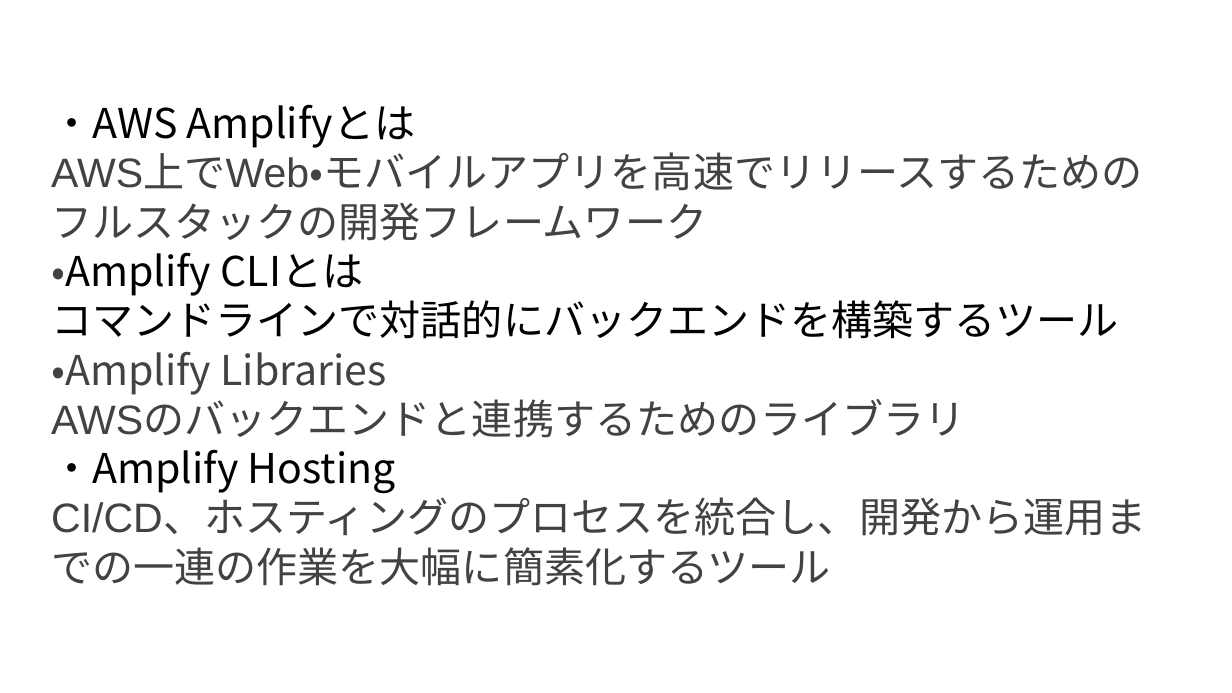
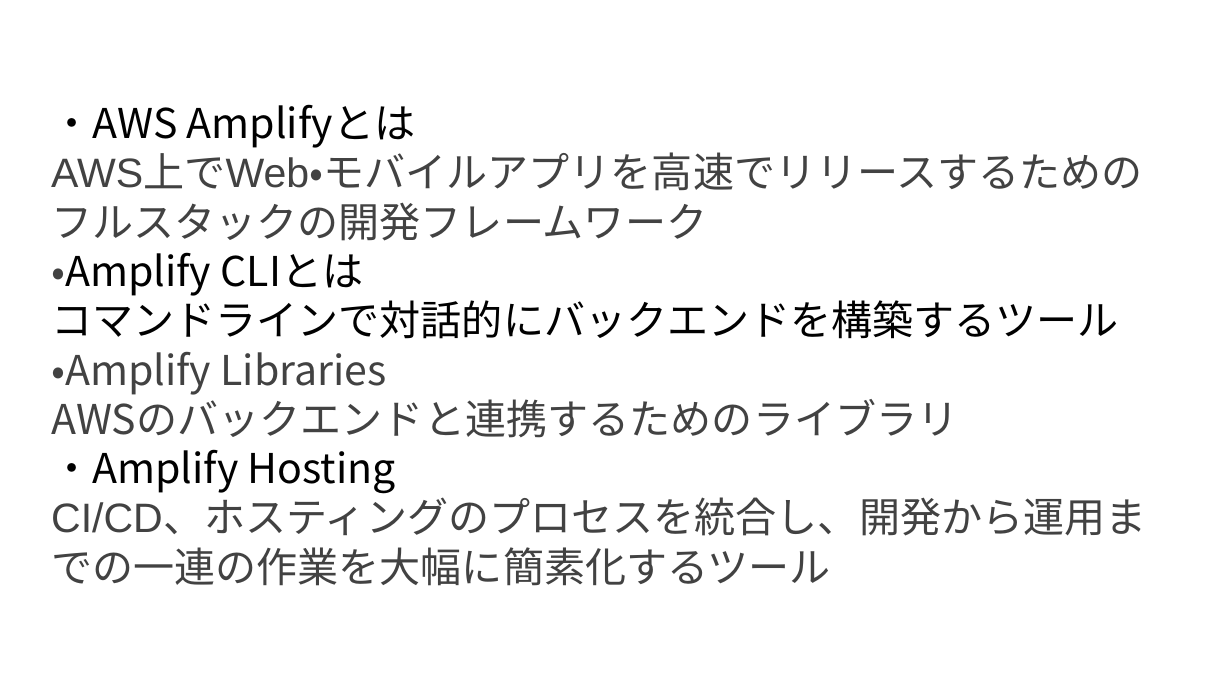
Before and after one commit to TokushigeJunya/test, a slide deck: slide 2 of AWSAmplifyアプリ開発.pptx. Drawn at 1232x693 pixels with LibreOffice and Linux fonts; fonts in the diff are those of the drawing. Boxes give left, top, right and bottom in pixels: in the first picture for what was removed or moved away, otherwise in the second. Text is boxed around its words. In the diff, an @@ line names an element or a change of style, - is before the commit and + after.

```diff
--- a/AWSAmplifyアプリ開発.pptx
+++ b/AWSAmplifyアプリ開発.pptx
@@ text at [51,352,958,438]: font Arial to Noto Sans CJK JP in "AWSのバックエンドと連携するためのライブラリ" @@
```
Also in this commit, not shown: 9 slides added, 4 slides removed.
